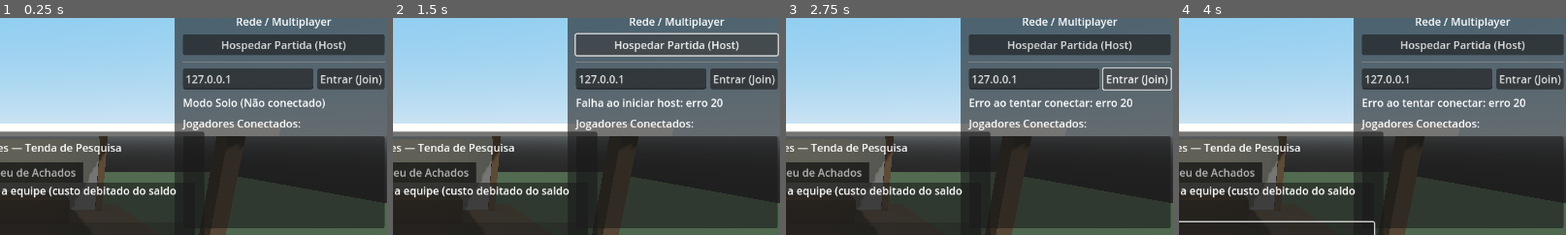
Above: before the commit, frames 1-4 (left to right).
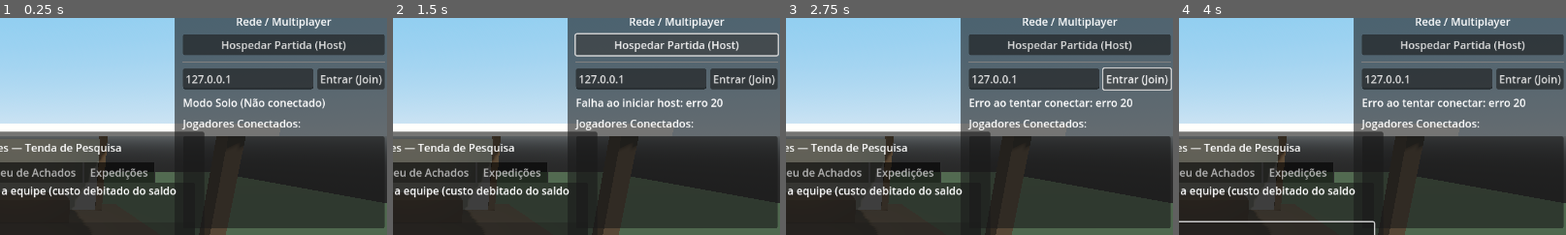
Above: after the commit, the same moments.

Repository: Felipefmdev/ScanDig
Game: Godot game, scene res://world/lobby_base.tscn
The game is run twice, just before and just after one commit, with the same random seed, the same clock (stepped at 60 frames per second) and the same inputs.
Inputs (mouse positions are % of the whole screen's width and height, from its top left):
- Up to frame 1 (0.25 s): no input
- Up to frame 2 (1.5 s): tap Enter at 0.5 s; move the mouse to (72, 45) at 0.52 s; hold D (move_right) 0.53-1.25 s; right-click (72, 45) at 0.6 s; click (72, 45) at 0.67 s; tap Space (jump) at 0.77 s; click "Hospedar Partida (Host)" at 1.25 s
- Up to frame 3 (2.75 s): click "Entrar (Join)" at 2 s
- Up to frame 4 (4 s): drag from (30, 55) to (45, 70) at 2.77 s; tap Space (jump) at 3.5 s; move the mouse to (60, 28) at 3.52 s; hold D (move_right) from 3.53 s (still down); click (60, 28) at 3.6 s
The pictures show only the part of the screen within x 48-98%, y 5-55%; the shares and areas given below are measured in that part.

The runs differ from the first frame. In frame 1, 1.6% of the frame differs, in the area x 21-41%, y 66-76%; in frame 2, 1.6%; in frame 3, 1.6%; in frame 4, 1.6%.

Commit message:
feat(ui): overlay de sessão (CoreSessionUI) e aba Expedições na base
- ui/session_ui.tscn/.gd: CanvasLayer layer 50 com tela de carregamento,
  barra de expedição (mapa/dia + "Voltar à base" só para o host), resumo
  do dia e aviso de queda do host; libera o mouse com painéis abertos.
- BaseStationUI: aba Expedições com lista de mapas e botão Partir
  (desativado com tooltip do motivo); loja em duas linhas, desativa sem
  saldo e timeout para compras sem resposta.
- SessionManager acessado dinamicamente via /root/CoreSession.

Co-Authored-By: Claude Opus 5.5 <noreply@anthropic.com>

Diff:
--- a/project.godot
+++ b/project.godot
@@ -21,6 +21,7 @@
 CoreNetwork="*res://core/network_manager.gd"
 CoreSave="*res://core/save_manager.gd"
 CoreSession="*res://core/session_manager.gd"
+CoreSessionUI="*res://ui/session_ui.tscn"
 
 [input]
 
--- a/ui/base_station_ui.gd
+++ b/ui/base_station_ui.gd
@@ -1,7 +1,7 @@
 class_name BaseStationUI
 extends Control
 
-## Painel da Base/Tenda contendo Loja de Equipamentos e Museu de Achados.
+## Painel da Base/Tenda contendo Loja de Equipamentos, Museu de Achados e Expedições.
 
 @onready var tab_container: TabContainer = _resolve_node("TabContainer", "PanelContainer/MarginContainer/VBoxContainer/TabContainer") as TabContainer
 
@@ -18,6 +18,16 @@
 @onready var register_item_btn: Button = _resolve_node("RegisterItemButton", "PanelContainer/MarginContainer/VBoxContainer/TabContainer/Museu de Achados/HBoxContainer/RegisterItemButton") as Button
 @onready var museum_feedback_label: Label = _resolve_node("MuseumFeedbackLabel", "PanelContainer/MarginContainer/VBoxContainer/TabContainer/Museu de Achados/MuseumFeedbackLabel") as Label
 
+# Expedições
+@onready var map_list: ItemList = _resolve_node("MapList", "PanelContainer/MarginContainer/VBoxContainer/TabContainer/Expedições/MapList") as ItemList
+@onready var depart_btn: Button = _resolve_node("DepartButton", "PanelContainer/MarginContainer/VBoxContainer/TabContainer/Expedições/DepartButton") as Button
+@onready var expedition_feedback_label: Label = _resolve_node("ExpeditionFeedbackLabel", "PanelContainer/MarginContainer/VBoxContainer/TabContainer/Expedições/ExpeditionFeedbackLabel") as Label
+
+const SESSION_PATH: NodePath = ^"/root/CoreSession"
+
+var _session: Node = null
+var _maps: Array[MapData] = []
+
 var _game_state: GameState = null
 var _catalog_items: Array[ItemData] = []
 var _pending_purchase: bool = false
@@ -42,6 +52,113 @@
 	_setup_shop_buttons()
 	_setup_museum_controls()
 	_resolve_game_state()
+	_setup_expeditions()
+
+
+# --- Expedições ---------------------------------------------------------------
+# O SessionManager (autoload "CoreSession") é acessado dinamicamente e pode não existir.
+
+func _setup_expeditions() -> void:
+	_session = get_node_or_null(SESSION_PATH)
+	var refresh_one_arg: Callable = _refresh_depart_button.unbind(1)
+	if map_list != null:
+		map_list.item_selected.connect(refresh_one_arg)
+	if depart_btn != null:
+		depart_btn.pressed.connect(_on_depart_pressed)
+	if _session != null:
+		for sig: StringName in [&"expedition_started", &"expedition_ended", &"scene_changing"]:
+			if _session.has_signal(sig):
+				_session.connect(sig, refresh_one_arg)
+	multiplayer.connected_to_server.connect(_refresh_depart_button)
+	multiplayer.server_disconnected.connect(_refresh_depart_button)
+	multiplayer.peer_connected.connect(refresh_one_arg)
+	_refresh_map_list()
+
+
+func _session_call(method: StringName, args: Array = [], default_value: Variant = null) -> Variant:
+	if _session != null and is_instance_valid(_session) and _session.has_method(method):
+		return _session.callv(method, args)
+	return default_value
+
+
+func _refresh_map_list() -> void:
+	_maps.clear()
+	var result: Variant = _session_call(&"get_available_maps", [], [])
+	if result is Array:
+		for m: Variant in result:
+			if m is MapData:
+				_maps.append(m as MapData)
+	if map_list == null:
+		return
+	var previous: int = map_list.get_selected_items()[0] if map_list.is_anything_selected() else 0
+	map_list.clear()
+	for map: MapData in _maps:
+		map_list.add_item("%s  •  Detector nível %d  •  %d pontos" % [_map_name(map), map.required_detector_level, map.spot_count])
+	if not _maps.is_empty():
+		map_list.select(clampi(previous, 0, _maps.size() - 1))
+	elif _session == null:
+		_set_expedition_feedback("Sistema de expedições indisponível.")
+	else:
+		_set_expedition_feedback("Nenhum mapa disponível.")
+	_refresh_depart_button()
+
+
+func _map_name(map: MapData) -> String:
+	return map.display_name if not map.display_name.is_empty() else map.id
+
+
+func _get_selected_map() -> MapData:
+	if map_list == null or not map_list.is_anything_selected():
+		return null
+	var idx: int = map_list.get_selected_items()[0]
+	return _maps[idx] if idx >= 0 and idx < _maps.size() else null
+
+
+func _is_host() -> bool:
+	if _game_state != null:
+		return _game_state.is_authority()
+	return multiplayer.is_server()
+
+
+## Retorna o motivo pelo qual não é possível partir, ou "" se puder.
+func _get_depart_block_reason(map: MapData) -> String:
+	if _session == null:
+		return "Sistema de expedições indisponível."
+	if map == null:
+		return "Selecione um mapa."
+	if bool(_session_call(&"is_in_expedition", [], false)):
+		return "Já existe uma expedição em andamento."
+	if not _is_host():
+		return "Apenas o host pode iniciar a expedição."
+	if not bool(_session_call(&"can_start_map", [map.id], false)):
+		return "Requer detector nível %d." % map.required_detector_level
+	return ""
+
+
+func _refresh_depart_button() -> void:
+	if depart_btn == null:
+		return
+	var map: MapData = _get_selected_map()
+	var reason: String = _get_depart_block_reason(map)
+	depart_btn.disabled = not reason.is_empty()
+	depart_btn.tooltip_text = reason
+	depart_btn.text = "Partir para %s" % _map_name(map) if map != null else "Partir"
+
+
+func _on_depart_pressed() -> void:
+	var map: MapData = _get_selected_map()
+	var reason: String = _get_depart_block_reason(map)
+	if not reason.is_empty():
+		_set_expedition_feedback(reason)
+		return
+	depart_btn.disabled = true
+	_set_expedition_feedback("Preparando expedição para %s..." % _map_name(map))
+	_session_call(&"request_start_expedition", [map.id])
+
+
+func _set_expedition_feedback(msg: String) -> void:
+	if expedition_feedback_label != null:
+		expedition_feedback_label.text = msg
 
 
 func _resolve_game_state() -> void:
@@ -184,6 +301,8 @@
 
 func _on_upgrades_changed(_levels: Dictionary) -> void:
 	_refresh_shop_buttons()
+	# Nível do detector mudou: mapas podem ter sido liberados.
+	_refresh_depart_button()
 
 
 func _on_sell_test_pressed() -> void:
--- a/ui/base_station_ui.tscn
+++ b/ui/base_station_ui.tscn
@@ -140,3 +140,33 @@
 layout_mode = 2
 horizontal_alignment = 1
 autowrap_mode = 3
+
+[node name="Expedições" type="VBoxContainer" parent="PanelContainer/MarginContainer/VBoxContainer/TabContainer"]
+visible = false
+layout_mode = 2
+theme_override_constants/separation = 8
+metadata/_tab_index = 2
+
+[node name="ExpeditionInfoLabel" type="Label" parent="PanelContainer/MarginContainer/VBoxContainer/TabContainer/Expedições"]
+layout_mode = 2
+text = "Escolha um local de escavação. Só o host pode iniciar a expedição."
+autowrap_mode = 3
+
+[node name="MapList" type="ItemList" parent="PanelContainer/MarginContainer/VBoxContainer/TabContainer/Expedições"]
+unique_name_in_owner = true
+custom_minimum_size = Vector2(0, 140)
+layout_mode = 2
+size_flags_vertical = 3
+
+[node name="DepartButton" type="Button" parent="PanelContainer/MarginContainer/VBoxContainer/TabContainer/Expedições"]
+unique_name_in_owner = true
+custom_minimum_size = Vector2(0, 40)
+layout_mode = 2
+disabled = true
+text = "Partir"
+
+[node name="ExpeditionFeedbackLabel" type="Label" parent="PanelContainer/MarginContainer/VBoxContainer/TabContainer/Expedições"]
+unique_name_in_owner = true
+layout_mode = 2
+horizontal_alignment = 1
+autowrap_mode = 3
--- /dev/null
+++ b/ui/session_ui.gd
@@ -0,0 +1,209 @@
+class_name SessionUI
+extends CanvasLayer
+
+## Overlay global do fluxo de sessão (autoload "CoreSessionUI").
+## Tela de carregamento, barra de expedição (mapa/dia + "Voltar à base" para o host),
+## resumo do dia e aviso de queda do host. Acessa o SessionManager de forma dinâmica
+## (autoload "CoreSession") para funcionar mesmo antes dele existir.
+
+const SESSION_PATH: NodePath = ^"/root/CoreSession"
+## Tempo mínimo da tela de carregamento, para não piscar.
+const LOADING_MIN_SEC: float = 0.4
+
+static var instance: SessionUI = null
+
+@onready var loading_screen: Control = %LoadingScreen
+@onready var loading_label: Label = %LoadingLabel
+@onready var expedition_bar: Control = %ExpeditionBar
+@onready var expedition_info_label: Label = %ExpeditionInfoLabel
+@onready var return_button: Button = %ReturnButton
+@onready var summary_panel: Control = %SummaryPanel
+@onready var summary_title_label: Label = %SummaryTitleLabel
+@onready var summary_list: ItemList = %SummaryList
+@onready var summary_total_label: Label = %SummaryTotalLabel
+@onready var summary_close_button: Button = %SummaryCloseButton
+@onready var host_lost_panel: Control = %HostLostPanel
+@onready var host_lost_close_button: Button = %HostLostCloseButton
+
+var _session: Node = null
+var _previous_mouse_mode: Input.MouseMode = Input.MOUSE_MODE_VISIBLE
+var _mouse_released: bool = false
+## Incrementado a cada troca de cena para descartar esperas antigas do carregamento.
+var _loading_token: int = 0
+
+
+func _enter_tree() -> void:
+	instance = self
+
+
+func _exit_tree() -> void:
+	if instance == self:
+		instance = null
+
+
+func _ready() -> void:
+	layer = 50
+	process_mode = Node.PROCESS_MODE_ALWAYS
+	loading_screen.visible = false
+	summary_panel.visible = false
+	host_lost_panel.visible = false
+	expedition_bar.visible = false
+	return_button.pressed.connect(_on_return_pressed)
+	summary_close_button.pressed.connect(_on_summary_close_pressed)
+	host_lost_close_button.pressed.connect(_on_host_lost_close_pressed)
+	multiplayer.connected_to_server.connect(_refresh_expedition_bar)
+	multiplayer.server_disconnected.connect(_refresh_expedition_bar)
+	# Garante que todos os autoloads já entraram na árvore antes de procurar o CoreSession.
+	_connect_session.call_deferred()
+
+
+func _connect_session() -> void:
+	_session = get_node_or_null(SESSION_PATH)
+	if GameState.instance != null and not GameState.instance.state_synced.is_connected(_refresh_expedition_bar):
+		GameState.instance.state_synced.connect(_refresh_expedition_bar)
+	if _session == null:
+		push_warning("SessionUI: CoreSession não encontrado; overlay de sessão inativo.")
+		return
+	_connect_if_has(_session, &"scene_changing", _on_scene_changing)
+	_connect_if_has(_session, &"expedition_started", _on_expedition_started)
+	_connect_if_has(_session, &"expedition_ended", _on_expedition_ended)
+	_connect_if_has(_session, &"host_lost", _on_host_lost)
+	_refresh_expedition_bar()
+
+
+func _connect_if_has(source: Object, signal_name: StringName, callable: Callable) -> void:
+	if not source.has_signal(signal_name):
+		push_warning("SessionUI: sinal '%s' ausente no SessionManager." % signal_name)
+		return
+	if not source.is_connected(signal_name, callable):
+		source.connect(signal_name, callable)
+
+
+func _session_call(method: StringName, default_value: Variant = null) -> Variant:
+	if _session != null and is_instance_valid(_session) and _session.has_method(method):
+		return _session.call(method)
+	return default_value
+
+
+func _is_host() -> bool:
+	if GameState.instance != null:
+		return GameState.instance.is_authority()
+	return multiplayer.is_server()
+
+
+# --- Barra de expedição -------------------------------------------------------
+
+func _refresh_expedition_bar() -> void:
+	var in_expedition: bool = bool(_session_call(&"is_in_expedition", false))
+	expedition_bar.visible = in_expedition and not loading_screen.visible
+	if not in_expedition:
+		return
+	var map_name: String = "Mapa desconhecido"
+	var map: MapData = _session_call(&"get_current_map") as MapData
+	if map != null:
+		map_name = map.display_name if not map.display_name.is_empty() else map.id
+	var day: int = GameState.instance.current_day if GameState.instance != null else 1
+	expedition_info_label.text = "Expedição: %s  •  Dia %d" % [map_name, day]
+	return_button.visible = _is_host()
+	return_button.disabled = false
+
+
+func _on_return_pressed() -> void:
+	if not _is_host():
+		return
+	return_button.disabled = true
+	_session_call(&"request_end_expedition")
+
+
+# --- Sinais do SessionManager -------------------------------------------------
+
+func _on_scene_changing(target_scene: String) -> void:
+	var text: String = "Carregando..."
+	if target_scene.contains("lobby"):
+		text = "Voltando à base..."
+	elif target_scene.contains("map_"):
+		text = "Partindo para a expedição..."
+	loading_label.text = text
+	loading_screen.visible = true
+	expedition_bar.visible = false
+	_loading_token += 1
+	var token: int = _loading_token
+	# Esconde o carregamento depois que a nova cena entrar (com tempo mínimo na tela).
+	await get_tree().create_timer(LOADING_MIN_SEC, true, false, true).timeout
+	await get_tree().process_frame
+	if token != _loading_token:
+		return
+	loading_screen.visible = false
+	_refresh_expedition_bar()
+
+
+func _on_expedition_started(_map_id: String) -> void:
+	_refresh_expedition_bar()
+
+
+func _on_expedition_ended(summary: Dictionary) -> void:
+	expedition_bar.visible = false
+	_show_summary(summary)
+
+
+func _on_host_lost() -> void:
+	expedition_bar.visible = false
+	summary_panel.visible = false
+	host_lost_panel.visible = true
+	_update_mouse()
+
+
+# --- Resumo do dia ------------------------------------------------------------
+
+func _show_summary(summary: Dictionary) -> void:
+	var day: int = int(summary.get("day", 0))
+	var map_name: String = str(summary.get("map_name", summary.get("map_id", "")))
+	summary_title_label.text = "Resumo do Dia %d — %s" % [day, map_name]
+	summary_list.clear()
+	var entries: Array = []
+	if summary.get("entries") is Array:
+		entries = summary["entries"] as Array
+	if entries.is_empty():
+		summary_list.add_item("Nenhum item vendido ou doado nesta expedição.")
+	for entry: Variant in entries:
+		if not entry is Dictionary:
+			continue
+		var e: Dictionary = entry as Dictionary
+		var action_text: String = "Doado ao museu" if str(e.get("action", "")) == "donated" else "Vendido"
+		summary_list.add_item("%s — %s (+R$ %d)" % [str(e.get("name", "?")), action_text, int(e.get("value", 0))])
+	summary_total_label.text = "Total ganho: R$ %d  (saldo: R$ %d → R$ %d)" % [
+		int(summary.get("money_earned", 0)),
+		int(summary.get("money_start", 0)),
+		int(summary.get("money_end", 0)),
+	]
+	summary_panel.visible = true
+	_update_mouse()
+
+
+func _on_summary_close_pressed() -> void:
+	summary_panel.visible = false
+	_update_mouse()
+
+
+func _on_host_lost_close_pressed() -> void:
+	host_lost_panel.visible = false
+	_update_mouse()
+
+
+# --- Mouse --------------------------------------------------------------------
+
+func _update_mouse() -> void:
+	var any_open: bool = summary_panel.visible or host_lost_panel.visible
+	if any_open and not _mouse_released:
+		_previous_mouse_mode = Input.mouse_mode
+		_mouse_released = true
+		Input.mouse_mode = Input.MOUSE_MODE_VISIBLE
+	elif not any_open and _mouse_released:
+		_mouse_released = false
+		Input.mouse_mode = _previous_mouse_mode
+
+
+func _process(_delta: float) -> void:
+	# O player recaptura o mouse ao clicar; mantém visível enquanto houver painel aberto.
+	if _mouse_released and Input.mouse_mode != Input.MOUSE_MODE_VISIBLE:
+		Input.mouse_mode = Input.MOUSE_MODE_VISIBLE
--- /dev/null
+++ b/ui/session_ui.tscn
@@ -0,0 +1,149 @@
+[gd_scene load_steps=2 format=3 uid="uid://c5sessionuiscandig01"]
+
+[ext_resource type="Script" path="res://ui/session_ui.gd" id="1_session_ui"]
+
+[node name="SessionUI" type="CanvasLayer"]
+process_mode = 3
+layer = 50
+script = ExtResource("1_session_ui")
+
+[node name="ExpeditionBar" type="PanelContainer" parent="."]
+unique_name_in_owner = true
+anchors_preset = 5
+anchor_left = 0.5
+anchor_right = 0.5
+offset_left = -260.0
+offset_top = 10.0
+offset_right = 260.0
+offset_bottom = 54.0
+grow_horizontal = 2
+
+[node name="HBox" type="HBoxContainer" parent="ExpeditionBar"]
+layout_mode = 2
+theme_override_constants/separation = 12
+
+[node name="ExpeditionInfoLabel" type="Label" parent="ExpeditionBar/HBox"]
+unique_name_in_owner = true
+layout_mode = 2
+size_flags_horizontal = 3
+text = "Expedição"
+vertical_alignment = 1
+text_overrun_behavior = 3
+
+[node name="ReturnButton" type="Button" parent="ExpeditionBar/HBox"]
+unique_name_in_owner = true
+layout_mode = 2
+focus_mode = 0
+text = "Voltar à base"
+
+[node name="LoadingScreen" type="ColorRect" parent="."]
+unique_name_in_owner = true
+anchors_preset = 15
+anchor_right = 1.0
+anchor_bottom = 1.0
+grow_horizontal = 2
+grow_vertical = 2
+color = Color(0.05, 0.05, 0.07, 1)
+
+[node name="LoadingLabel" type="Label" parent="LoadingScreen"]
+unique_name_in_owner = true
+layout_mode = 1
+anchors_preset = 15
+anchor_right = 1.0
+anchor_bottom = 1.0
+grow_horizontal = 2
+grow_vertical = 2
+theme_override_font_sizes/font_size = 28
+text = "Carregando..."
+horizontal_alignment = 1
+vertical_alignment = 1
+
+[node name="SummaryPanel" type="PanelContainer" parent="."]
+unique_name_in_owner = true
+anchors_preset = 8
+anchor_left = 0.5
+anchor_top = 0.5
+anchor_right = 0.5
+anchor_bottom = 0.5
+offset_left = -280.0
+offset_top = -200.0
+offset_right = 280.0
+offset_bottom = 200.0
+grow_horizontal = 2
+grow_vertical = 2
+
+[node name="Margin" type="MarginContainer" parent="SummaryPanel"]
+layout_mode = 2
+theme_override_constants/margin_left = 14
+theme_override_constants/margin_top = 12
+theme_override_constants/margin_right = 14
+theme_override_constants/margin_bottom = 12
+
+[node name="VBox" type="VBoxContainer" parent="SummaryPanel/Margin"]
+layout_mode = 2
+theme_override_constants/separation = 10
+
+[node name="SummaryTitleLabel" type="Label" parent="SummaryPanel/Margin/VBox"]
+unique_name_in_owner = true
+layout_mode = 2
+theme_override_font_sizes/font_size = 20
+text = "Resumo do Dia"
+horizontal_alignment = 1
+autowrap_mode = 3
+
+[node name="SummaryList" type="ItemList" parent="SummaryPanel/Margin/VBox"]
+unique_name_in_owner = true
+custom_minimum_size = Vector2(0, 180)
+layout_mode = 2
+size_flags_vertical = 3
+
+[node name="SummaryTotalLabel" type="Label" parent="SummaryPanel/Margin/VBox"]
+unique_name_in_owner = true
+layout_mode = 2
+text = "Total ganho: R$ 0"
+horizontal_alignment = 1
+autowrap_mode = 3
+
+[node name="SummaryCloseButton" type="Button" parent="SummaryPanel/Margin/VBox"]
+unique_name_in_owner = true
+layout_mode = 2
+size_flags_horizontal = 4
+text = "Fechar"
+
+[node name="HostLostPanel" type="PanelContainer" parent="."]
+unique_name_in_owner = true
+anchors_preset = 8
+anchor_left = 0.5
+anchor_top = 0.5
+anchor_right = 0.5
+anchor_bottom = 0.5
+offset_left = -220.0
+offset_top = -80.0
+offset_right = 220.0
+offset_bottom = 80.0
+grow_horizontal = 2
+grow_vertical = 2
+
+[node name="Margin" type="MarginContainer" parent="HostLostPanel"]
+layout_mode = 2
+theme_override_constants/margin_left = 14
+theme_override_constants/margin_top = 12
+theme_override_constants/margin_right = 14
+theme_override_constants/margin_bottom = 12
+
+[node name="VBox" type="VBoxContainer" parent="HostLostPanel/Margin"]
+layout_mode = 2
+theme_override_constants/separation = 10
+
+[node name="HostLostLabel" type="Label" parent="HostLostPanel/Margin/VBox"]
+layout_mode = 2
+text = "A conexão com o host foi perdida.
+Você voltou para a base."
+horizontal_alignment = 1
+autowrap_mode = 3
+
+[node name="HostLostCloseButton" type="Button" parent="HostLostPanel/Margin/VBox"]
+unique_name_in_owner = true
+layout_mode = 2
+size_flags_horizontal = 4
+text = "OK"
